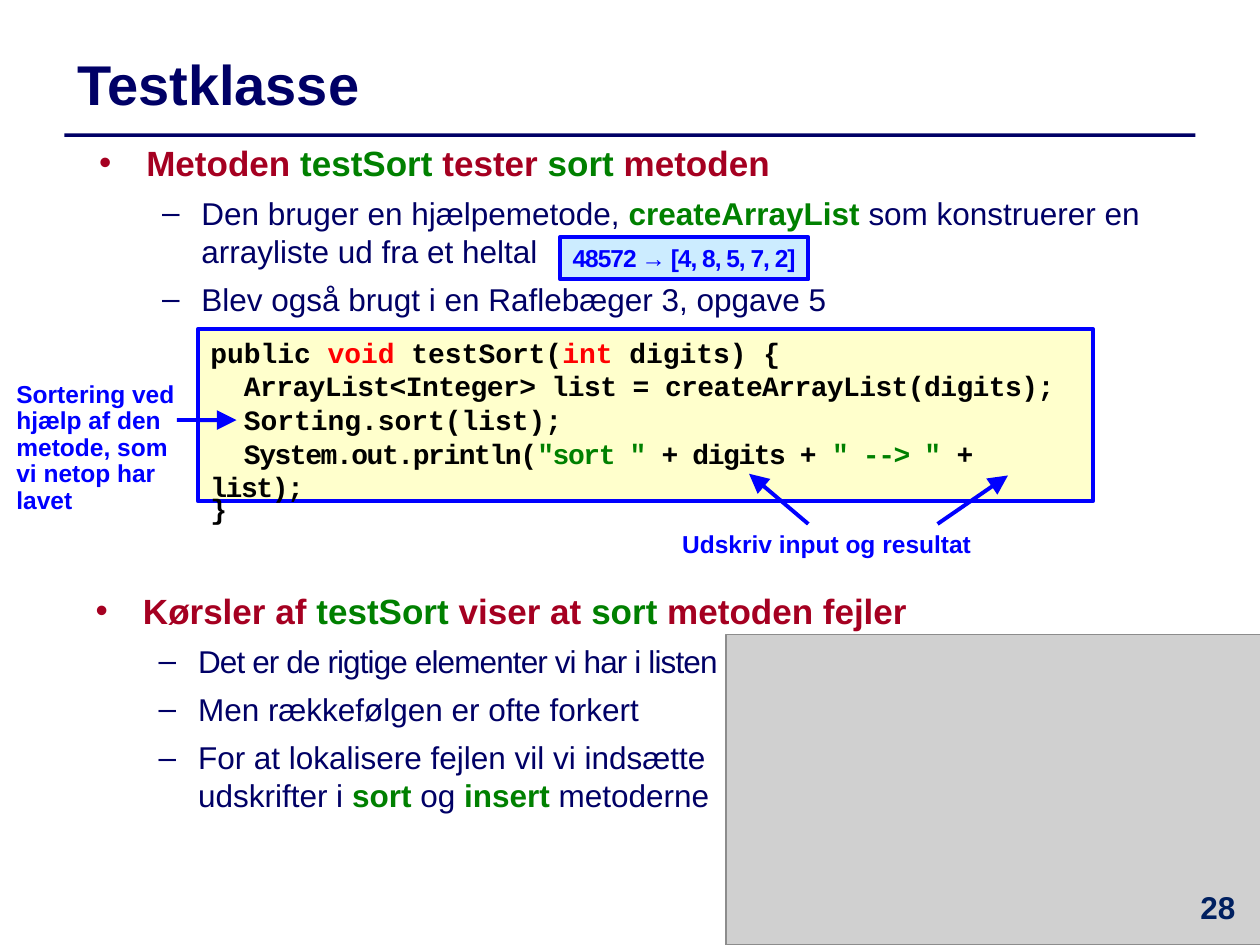
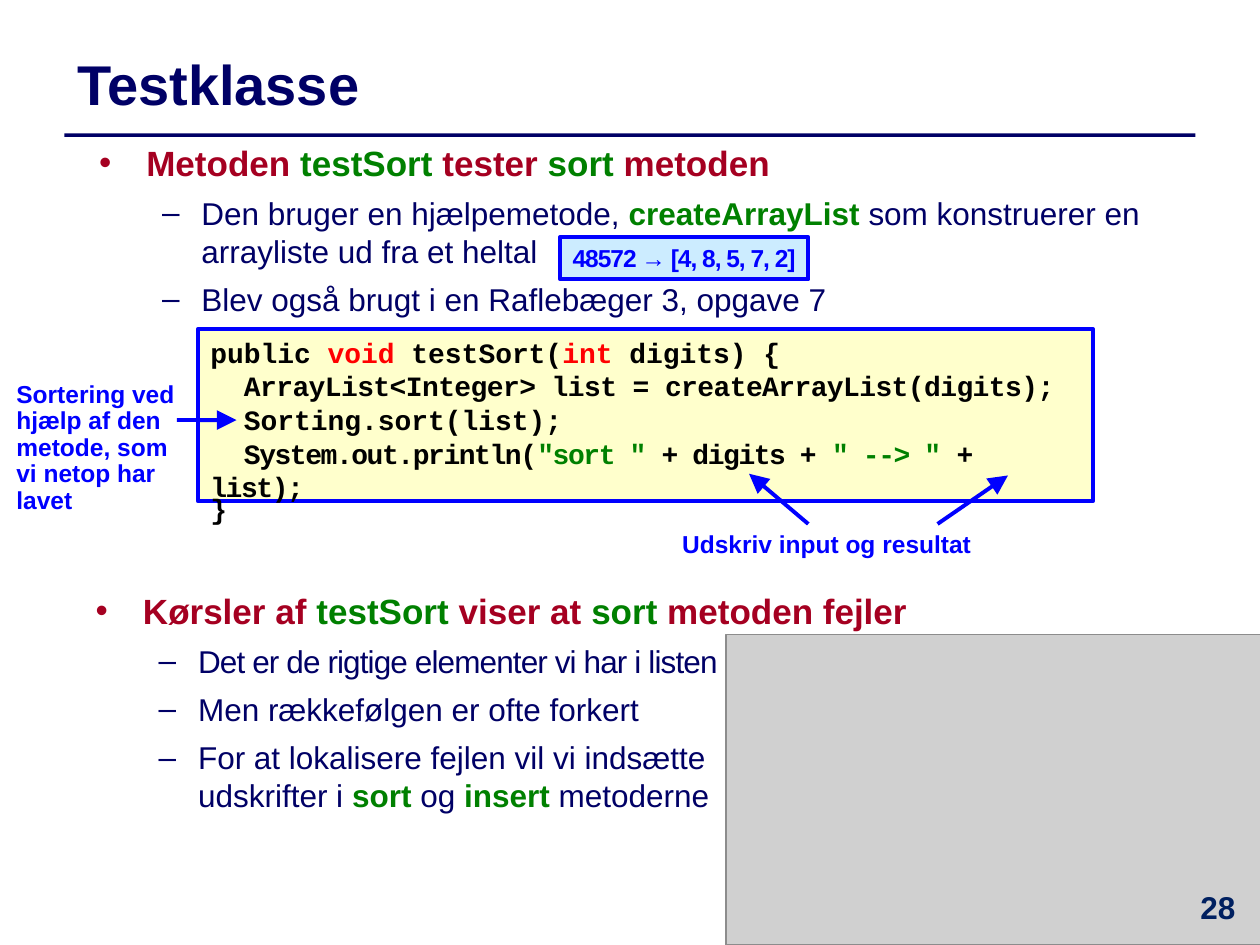
Before and after one commit to IntProgAU/Materiale, a slide deck: slide 28 of web/e21/uge_10/Slides-Uge10.pptx. Drawn at 1260x945 pixels with LibreOffice and Linux fonts; fonts in the diff are those of the drawing; grey boxes stand for pictures. Boxes give left, top, right and bottom in pixels: in the first picture for what was removed or moved away, otherwise in the second. Text is boxed around its words. In the diff, an @@ line names an element or a change of style, - is before the commit and + after.

```diff
--- a/web/e21/uge_10/Slides-Uge10.pptx
+++ b/web/e21/uge_10/Slides-Uge10.pptx
@@ text at bbox=[201, 286, 827, 317]: text changed @@
-  – Blev også brugt i en Raflebæger 3, opgave 5
+  – Blev også brugt i en Raflebæger 3, opgave 7
```
Also in this commit, not shown: 11 other slides changed, 1 other file.
